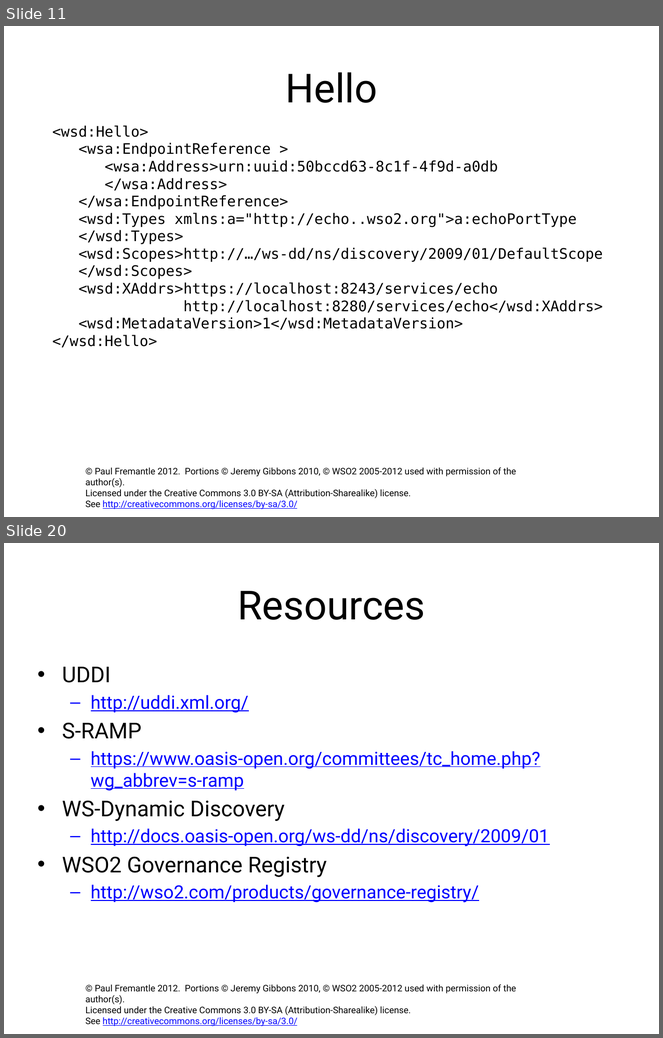
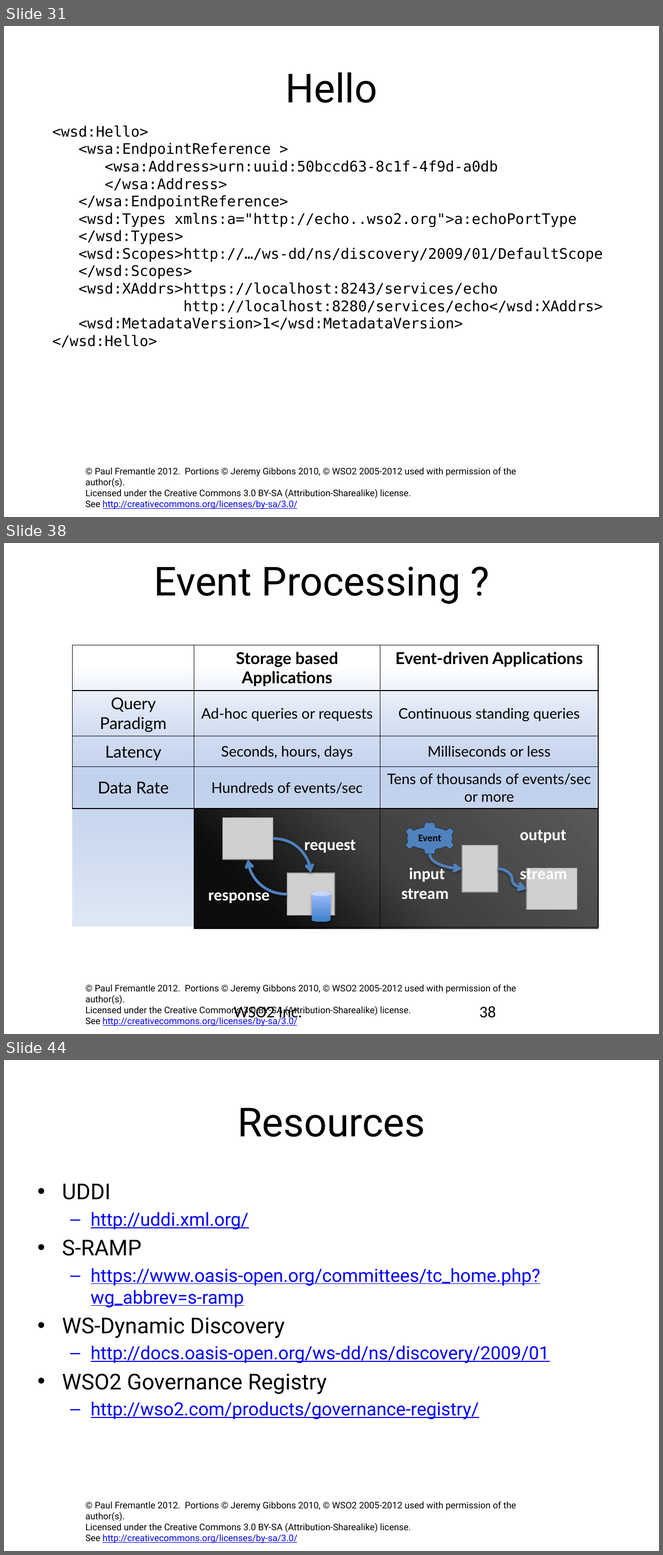
Before and after one commit to pzfreo/ox-soa-old, a slide deck: presentations/14-Governance.pptx. Shown one above the other, each under a label of ours: slides 11 and 20 before the commit, slides 31, 38 and 44 after it; the slides between them are not shown. The pictures are 663x1038 and 663x1555 pixels, drawn with LibreOffice and Linux fonts; fonts in the diff are those of the drawing; grey boxes stand for pictures; background and template pictures are left out. Boxes give left, top, right and bottom in pixels: in the first picture for what was removed or moved away, otherwise in the second. Text is boxed around its words. In the diff, an @@ line names an element or a change of style, - is before the commit and + after.

```diff
--- a/presentations/14-Governance.pptx
+++ b/presentations/14-Governance.pptx
@@ slide 38 added at [4,543,659,1034], background #FFFFFF; not listed: 1 template element that a slide beside it also shows @@
@@ title added at [154,566,461,604], 44 pt, text #000000 @@
+Event Processing ?
@@ round same rect added at [72,645,596,927], fill gradient #9AB5E4 to #C2D1ED to #E1E8F5 @@
@@ table added at [72,645,598,928], 5 rows, 3 columns @@
+ | Storage based Applications | Event-driven Applications
+Query Paradigm | Ad-hoc queries or requests | Continuous standing queries
+Latency | Seconds, hours, days | Milliseconds or less
+Data Rate | Hundreds of events/sec | Tens of thousands of events/sec or more
+ |  | 
@@ group added at [194,809,598,929]: 5 texts, 4 pictures, 4 curved arrows, 1 rectangle, 1 cylinder, 1 gear @@
+request
+response
+Event
+output
+stream
+input
+stream
@@ text added at [234,1006,302,1021], 18 pt, text #000000 @@
+WSO2 Inc.
@@ page number added at [479,1006,496,1018], 18 pt, text #000000 @@
+38
@@ what was slide 11 is now slide 31 @@
@@ what was slide 20 is now slide 44 @@
```
Also in this commit, not shown: 2 slides changed, 23 other slides added, 6 other files.
